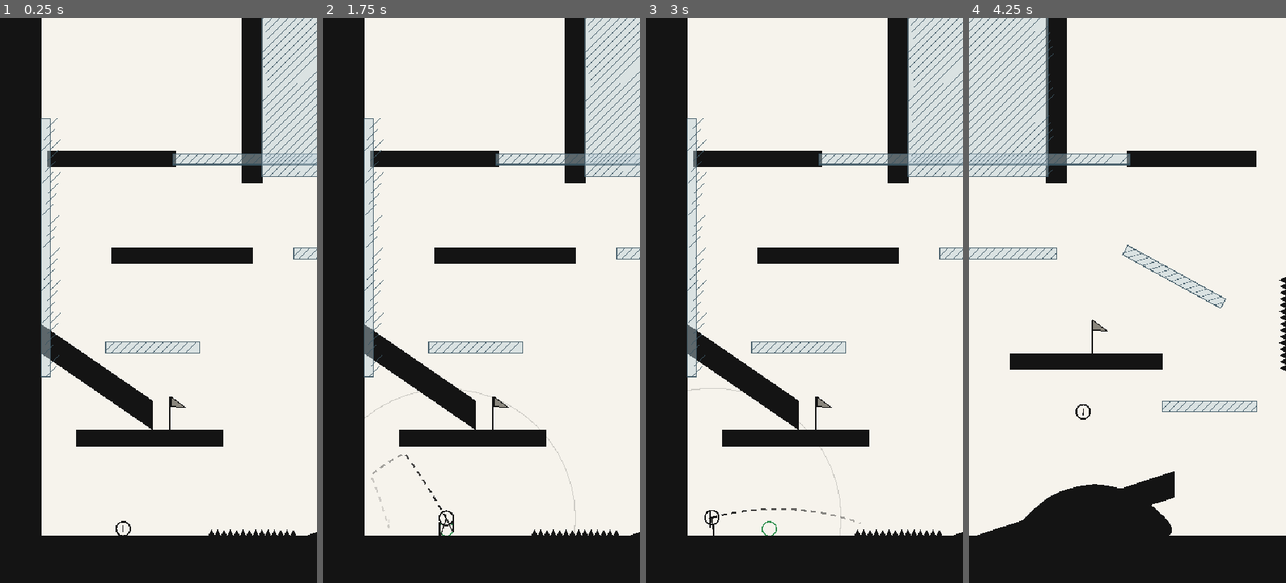
Above: before the commit, frames 1-4 (left to right).
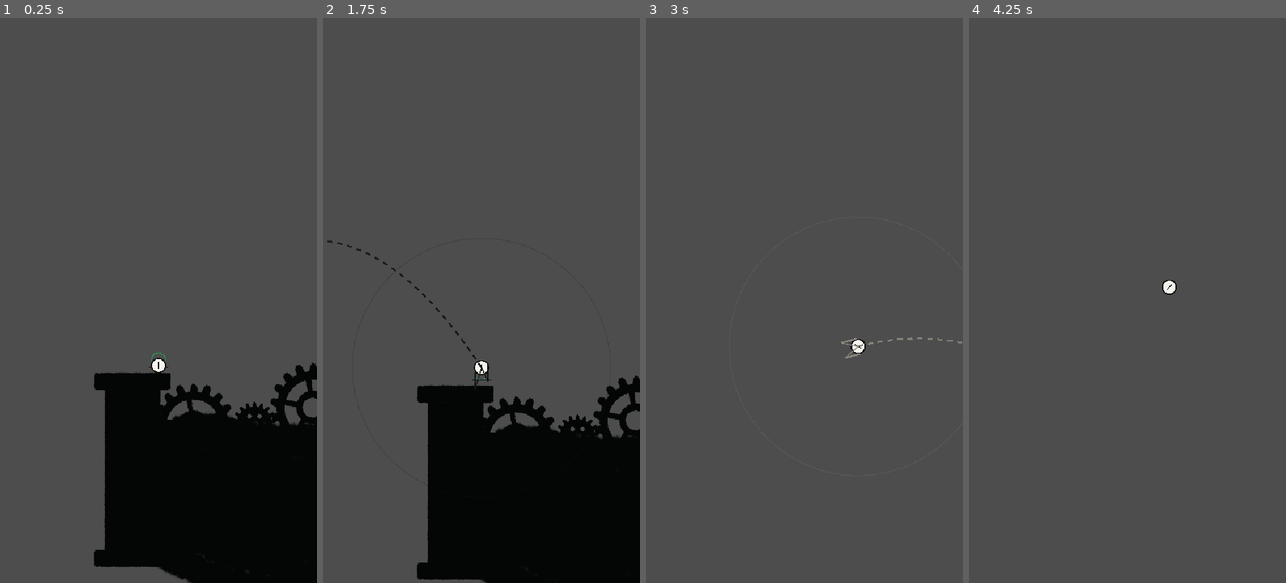
Above: after the commit, the same moments.

Repository: daveeexperiments/Project-Juice
Game: Godot game, scene res://levels/beat_01.tscn
Two runs of this game, one before a commit and one after it. Both use one fixed random seed, a clock stepped at 60 frames per second and the inputs below. Before the commit the project starts from res://levels/test_room.tscn.
Inputs (mouse positions are in pixels of both pictures, inside the frame that each line leads up to):
- Up to frame 1 (0.25 s): no input
- Up to frame 2 (1.75 s): move the mouse to (551, 272) at 0.52 s; hold Shift (aim_snap) 0.53-1.25 s; click (551, 272) at 0.67 s; drag from (418, 328) to (465, 413) at 1.27 s
- Up to frame 3 (3 s): move the mouse to (836, 176) at 2.02 s; hold Shift (aim_snap) 2.03-2.75 s; click (836, 176) at 2.17 s; drag from (788, 413) to (709, 215) at 2.77 s
- Up to frame 4 (4.25 s): move the mouse to (1222, 385) at 3.52 s; hold Shift (aim_snap) from 3.53 s (still down); click (1222, 385) at 3.67 s

The runs differ from the first frame. In frame 1, 92% of the frame differs, in the area x 0-100%, y 0-100%; in frame 2, 92%; in frame 3, 100%; in frame 4, 100%.

Commit message:
Beat 1 level update
Adding props and blobs to first level

Diff:
--- a/levels/beat_01.tscn
+++ b/levels/beat_01.tscn
@@ -1,107 +1,196 @@
-[gd_scene format=3]
+[gd_scene format=3 uid="uid://baxg0dybooxgf"]
 
-[ext_resource type="Script" path="res://levels/level.gd" id="1_level"]
-[ext_resource type="Script" path="res://ball/ball.gd" id="2_ball"]
-[ext_resource type="Script" path="res://slingshot/slingshot.gd" id="3_sling"]
-[ext_resource type="Script" path="res://prediction/trajectory_preview.gd" id="4_preview"]
-[ext_resource type="Script" path="res://camera/follow_camera.gd" id="5_camera"]
-[ext_resource type="Script" path="res://debug/debug_overlay.gd" id="6_debug"]
-[ext_resource type="Script" path="res://levels/shatter_effect.gd" id="7_shatter"]
-[ext_resource type="PackedScene" path="res://blocks/Spawn.tscn" id="8_spawn"]
-[ext_resource type="PackedScene" path="res://blocks/Flag.tscn" id="9_flag"]
-[ext_resource type="PackedScene" path="res://art/scenes/terrain/blob_sheet_2_15.tscn" id="10_ground"]
-[ext_resource type="PackedScene" path="res://art/scenes/terrain/blob_sheet_1_02.tscn" id="11_roof"]
+[ext_resource type="Script" uid="uid://bqliqq328r3ch" path="res://levels/level.gd" id="1_level"]
+[ext_resource type="Script" uid="uid://bgi5hh35gllt5" path="res://ball/ball.gd" id="2_ball"]
+[ext_resource type="PackedScene" path="res://art/scenes/terrain/blob_sheet_1_01.tscn" id="3_k41hd"]
+[ext_resource type="Script" uid="uid://c64ji3wuilyxh" path="res://slingshot/slingshot.gd" id="3_sling"]
+[ext_resource type="PackedScene" path="res://art/scenes/terrain/blob_sheet_1_06.tscn" id="3_vuiy4"]
+[ext_resource type="Script" uid="uid://c520mbhbjptw3" path="res://prediction/trajectory_preview.gd" id="4_preview"]
+[ext_resource type="Script" uid="uid://c5j6caclalhr8" path="res://camera/follow_camera.gd" id="5_camera"]
+[ext_resource type="Texture2D" path="res://art/pieces/terrain/blob_sheet_1_01.tres" id="5_ldeyd"]
+[ext_resource type="Script" uid="uid://k0umov46tnfk" path="res://debug/debug_overlay.gd" id="6_debug"]
+[ext_resource type="PackedScene" path="res://art/scenes/props/prop_sheet_1_13.tscn" id="6_xuokj"]
+[ext_resource type="Script" uid="uid://b1icbvrghjd5t" path="res://levels/shatter_effect.gd" id="7_shatter"]
+[ext_resource type="PackedScene" uid="uid://cso3faqf3ndna" path="res://blocks/Spawn.tscn" id="8_spawn"]
+[ext_resource type="PackedScene" uid="uid://cl3t33em4ori1" path="res://blocks/Flag.tscn" id="9_flag"]
 [ext_resource type="PackedScene" path="res://art/scenes/props/prop_sheet_1_46.tscn" id="12_stack"]
+[ext_resource type="PackedScene" path="res://art/scenes/props/prop_sheet_1_14.tscn" id="13_bats7"]
 [ext_resource type="PackedScene" path="res://art/scenes/props/prop_sheet_1_26.tscn" id="13_gear_a"]
 [ext_resource type="PackedScene" path="res://art/scenes/props/prop_sheet_1_11.tscn" id="14_gear_b"]
-[ext_resource type="PackedScene" path="res://art/scenes/props/prop_sheet_1_27.tscn" id="15_gear_c"]
 [ext_resource type="PackedScene" path="res://art/scenes/props/prop_sheet_1_49.tscn" id="16_gear_d"]
 [ext_resource type="PackedScene" path="res://art/scenes/props/prop_sheet_1_52.tscn" id="17_gear_e"]
+[ext_resource type="PackedScene" path="res://art/scenes/terrain/blob_sheet_1_03.tscn" id="18_q0kt6"]
+[ext_resource type="PackedScene" path="res://art/scenes/terrain/blob_sheet_1_09.tscn" id="19_k5vw7"]
+[ext_resource type="PackedScene" path="res://art/scenes/props/prop_sheet_1_17.tscn" id="20_k5vw7"]
+[ext_resource type="PackedScene" path="res://art/scenes/props/prop_sheet_1_12.tscn" id="21_nnyi2"]
+[ext_resource type="PackedScene" path="res://art/scenes/props/prop_sheet_1_00.tscn" id="24_igkdo"]
 
-[node name="Beat01" type="Node2D"]
+[node name="Beat01" type="Node2D" unique_id=1297836918]
 script = ExtResource("1_level")
 
-[node name="Terrain" type="Node2D" parent="."]
+[node name="Terrain" type="Node2D" parent="." unique_id=1812355029]
 
-[node name="GroundLeft" parent="Terrain" instance=ExtResource("10_ground")]
-position = Vector2(-40, 690)
-scale = Vector2(0.288, 0.288)
+[node name="blob_sheet_1_01" parent="Terrain" unique_id=1183582296 instance=ExtResource("3_k41hd")]
+position = Vector2(-2663, 1308)
+color = Color(0, 0, 0, 0)
 
-[node name="GroundRight" parent="Terrain" instance=ExtResource("10_ground")]
-position = Vector2(580, 690)
-scale = Vector2(0.288, 0.288)
+[node name="blob_sheet_1_06" parent="Terrain" unique_id=1637940940 instance=ExtResource("3_vuiy4")]
+position = Vector2(656, -200)
+scale = Vector2(1, 1)
+color = Color(0, 0, 0, 0)
 
-[node name="GroundFar" parent="Terrain" instance=ExtResource("10_ground")]
-position = Vector2(1180, 690)
-scale = Vector2(0.288, 0.288)
+[node name="blob_sheet_1_03" parent="Terrain" unique_id=1144590046 instance=ExtResource("18_q0kt6")]
+position = Vector2(785, 969)
+rotation = 2.9653144
+scale = Vector2(1.5, 1.5)
+color = Color(0, 0, 0, 0)
 
-[node name="CavernRoof" parent="Terrain" instance=ExtResource("11_roof")]
-position = Vector2(120, -120)
-scale = Vector2(0.288, 0.288)
+[node name="blob_sheet_1_09" parent="Terrain" unique_id=347855729 instance=ExtResource("19_k5vw7")]
+position = Vector2(805, 1544.9998)
+rotation = -1.7697638
+scale = Vector2(0.99999994, 0.99999994)
+color = Color(0, 0, 0, 0)
 
-[node name="Props" type="Node2D" parent="."]
+[node name="prop_sheet_1_13" parent="Terrain" unique_id=1236914518 instance=ExtResource("6_xuokj")]
+position = Vector2(1236.1438, 1943.7891)
+scale = Vector2(1, 1)
+color = Color(0, 0, 0, 0)
 
-[node name="GearA" parent="Props" instance=ExtResource("13_gear_a")]
-position = Vector2(240, 640)
+[node name="blob_sheet_1_10" parent="Terrain" unique_id=798208932 instance=ExtResource("19_k5vw7")]
+position = Vector2(999, 1576)
+rotation = 3.185226
+scale = Vector2(1, 1)
+color = Color(0, 0, 0, 0)
+
+[node name="Props" type="Node2D" parent="." unique_id=1086718218]
+
+[node name="GearD" parent="Props" unique_id=929541152 instance=ExtResource("16_gear_d")]
+position = Vector2(577.00006, 328)
+scale = Vector2(0.144, 0.144)
+color = Color(0, 0, 0, 0)
+texture = ExtResource("5_ldeyd")
+
+[node name="ChimneyB" parent="Props" unique_id=148336799 instance=ExtResource("12_stack")]
+position = Vector2(851, 611)
+scale = Vector2(0.9, 0.9)
+color = Color(0, 0, 0, 0)
+
+[node name="GearE" parent="Props" unique_id=1980809298 instance=ExtResource("17_gear_e")]
+position = Vector2(788.00006, 296)
 scale = Vector2(0.192, 0.192)
+color = Color(0, 0, 0, 0)
 
-[node name="GearB" parent="Props" instance=ExtResource("14_gear_b")]
-position = Vector2(330, 620)
-scale = Vector2(0.144, 0.144)
+[node name="ChimneyB2" parent="Props" unique_id=740448787 instance=ExtResource("12_stack")]
+position = Vector2(30, 648)
+scale = Vector2(0.502029, 0.502029)
+color = Color(0, 0, 0, 0)
 
-[node name="GearC" parent="Props" instance=ExtResource("15_gear_c")]
-position = Vector2(450, 645)
-scale = Vector2(0.192, 0.192)
+[node name="ChimneyB3" parent="Props" unique_id=170654317 instance=ExtResource("12_stack")]
+position = Vector2(443, 588.00006)
+scale = Vector2(0.502029, 0.502029)
+color = Color(0, 0, 0, 0)
 
-[node name="GearD" parent="Props" instance=ExtResource("16_gear_d")]
-position = Vector2(700, 650)
-scale = Vector2(0.144, 0.144)
+[node name="prop_sheet_1_27" parent="Props" unique_id=2062657363 instance=ExtResource("13_gear_a")]
+position = Vector2(330, 632)
+scale = Vector2(0.36228296, 0.36735913)
+color = Color(0, 0, 0, 0)
 
-[node name="GearE" parent="Props" instance=ExtResource("17_gear_e")]
-position = Vector2(790, 660)
-scale = Vector2(0.192, 0.192)
+[node name="prop_sheet_1_26" parent="Props" unique_id=1764690254 instance=ExtResource("13_gear_a")]
+position = Vector2(128, 667)
+scale = Vector2(0.3548387, 0.3548387)
+color = Color(0, 0, 0, 0)
 
-[node name="GearF" parent="Props" instance=ExtResource("13_gear_a")]
-position = Vector2(880, 645)
-scale = Vector2(0.192, 0.192)
+[node name="prop_sheet_1_11" parent="Props" unique_id=2127009833 instance=ExtResource("14_gear_b")]
+position = Vector2(266.00003, 699)
+color = Color(0, 0, 0, 0)
 
-[node name="ChimneyA" parent="Props" instance=ExtResource("12_stack")]
-position = Vector2(560, 575)
-scale = Vector2(0.192, 0.192)
+[node name="prop_sheet_1_28" parent="Props" unique_id=872167389 instance=ExtResource("13_gear_a")]
+position = Vector2(529, 622.00006)
+scale = Vector2(0.36228296, 0.36735913)
+color = Color(0, 0, 0, 0)
 
-[node name="ChimneyB" parent="Props" instance=ExtResource("12_stack")]
-position = Vector2(1080, 560)
-scale = Vector2(0.2112, 0.2112)
+[node name="prop_sheet_1_12" parent="Props" unique_id=1689155259 instance=ExtResource("14_gear_b")]
+position = Vector2(655, 634)
+scale = Vector2(0.19663481, 0.19663481)
+color = Color(0, 0, 0, 0)
 
-[node name="Flags" type="Node2D" parent="."]
+[node name="prop_sheet_1_29" parent="Props" unique_id=988259473 instance=ExtResource("13_gear_a")]
+position = Vector2(769, 657.00006)
+scale = Vector2(0.36228296, 0.36735913)
+color = Color(0, 0, 0, 0)
 
-[node name="FlagTop" parent="Flags" instance=ExtResource("9_flag")]
+[node name="prop_sheet_1_30" parent="Props" unique_id=776965265 instance=ExtResource("13_gear_a")]
+position = Vector2(136.00003, 1371)
+scale = Vector2(1.248139, 1.2656274)
+color = Color(0, 0, 0, 0)
+
+[node name="prop_sheet_1_14" parent="Props" unique_id=294410857 instance=ExtResource("13_bats7")]
+position = Vector2(1098.1438, 1944.7891)
+scale = Vector2(1, 1)
+color = Color(0, 0, 0, 0)
+
+[node name="prop_sheet_1_13" parent="Props" unique_id=1602913510 instance=ExtResource("14_gear_b")]
+position = Vector2(1112.8862, 1200.7745)
+scale = Vector2(0.5460723, 0.5460723)
+color = Color(0, 0, 0, 0)
+
+[node name="prop_sheet_1_15" parent="Props" unique_id=1726507460 instance=ExtResource("14_gear_b")]
+position = Vector2(1259, 1595.0001)
+scale = Vector2(0.314697, 0.31469697)
+color = Color(0, 0, 0, 0)
+
+[node name="Flags" type="Node2D" parent="." unique_id=575114009]
+
+[node name="FlagTop" parent="Flags" unique_id=2130701348 instance=ExtResource("9_flag")]
 position = Vector2(1105, 545)
 
-[node name="Spawn" parent="." instance=ExtResource("8_spawn")]
+[node name="Spawn" parent="." unique_id=269154367 instance=ExtResource("8_spawn")]
 position = Vector2(140, 640)
 
-[node name="ShatterEffect" type="Node2D" parent="."]
+[node name="ShatterEffect" type="Node2D" parent="." unique_id=1420018273]
 script = ExtResource("7_shatter")
 
-[node name="TrajectoryPreview" type="Node2D" parent="."]
+[node name="TrajectoryPreview" type="Node2D" parent="." unique_id=1554400315]
 script = ExtResource("4_preview")
 
-[node name="Ball" type="Node2D" parent="."]
+[node name="Ball" type="Node2D" parent="." unique_id=1482576845]
 position = Vector2(140, 628)
 script = ExtResource("2_ball")
 
-[node name="Slingshot" type="Node2D" parent="."]
+[node name="Slingshot" type="Node2D" parent="." unique_id=1629812612]
 script = ExtResource("3_sling")
 ball_path = NodePath("../Ball")
 preview_path = NodePath("../TrajectoryPreview")
 
-[node name="FollowCamera" type="Camera2D" parent="."]
+[node name="FollowCamera" type="Camera2D" parent="." unique_id=937803993]
 script = ExtResource("5_camera")
 target_path = NodePath("../Ball")
 
-[node name="DebugOverlay" type="Node2D" parent="."]
+[node name="DebugOverlay" type="Node2D" parent="." unique_id=1449247650]
 visible = false
 script = ExtResource("6_debug")
 ball_path = NodePath("../Ball")
 slingshot_path = NodePath("../Slingshot")
+
+[node name="prop_sheet_1_17" parent="." unique_id=667715655 instance=ExtResource("20_k5vw7")]
+position = Vector2(773.1438, 1440.7891)
+rotation = 1.5707964
+scale = Vector2(1, 0.846)
+color = Color(0, 0, 0, 0)
+
+[node name="prop_sheet_1_12" parent="." unique_id=1975367359 instance=ExtResource("21_nnyi2")]
+position = Vector2(657.1439, 2065.789)
+rotation = -1.5707964
+scale = Vector2(1, 1)
+color = Color(0, 0, 0, 0)
+
+[node name="prop_sheet_1_14" parent="." unique_id=1638950719 instance=ExtResource("13_bats7")]
+position = Vector2(953.1439, 1944.7891)
+scale = Vector2(1, 1)
+color = Color(0, 0, 0, 0)
+
+[node name="prop_sheet_1_00" parent="." unique_id=1687251574 instance=ExtResource("24_igkdo")]
+position = Vector2(1306.9999, 2206)
+rotation = -1.5707964
+scale = Vector2(1.7069229, 1.7069229)
+color = Color(0, 0, 0, 0)
--- a/project.godot
+++ b/project.godot
@@ -12,7 +12,7 @@
 
 config/name="Project Juice"
 config/description="Vertical-shaft precision platformer. Godot port of the Phaser prototype."
-run/main_scene="res://levels/test_room.tscn"
+run/main_scene="res://levels/beat_01.tscn"
 config/features=PackedStringArray("4.7", "GL Compatibility")
 config/icon="res://icon.svg"
 
